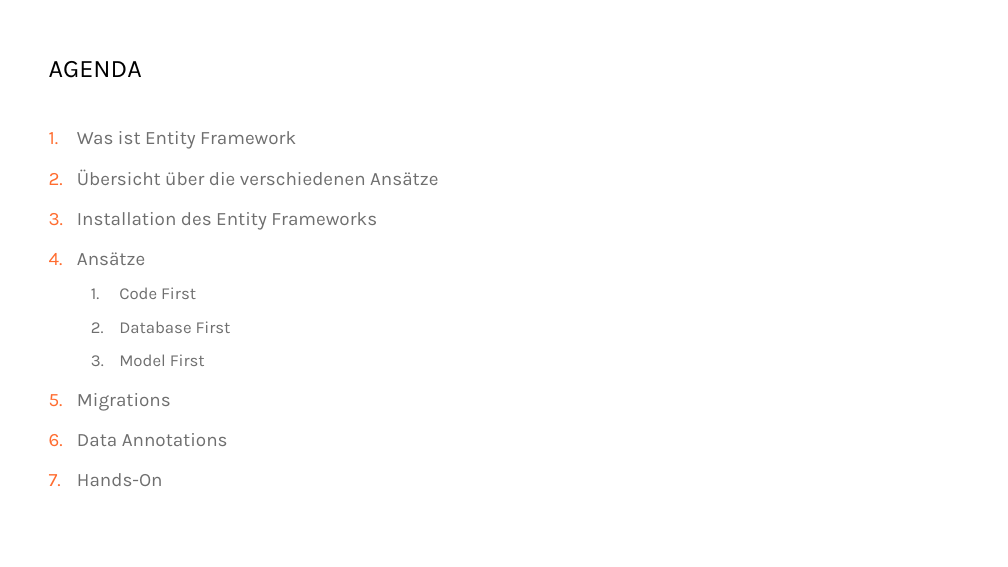
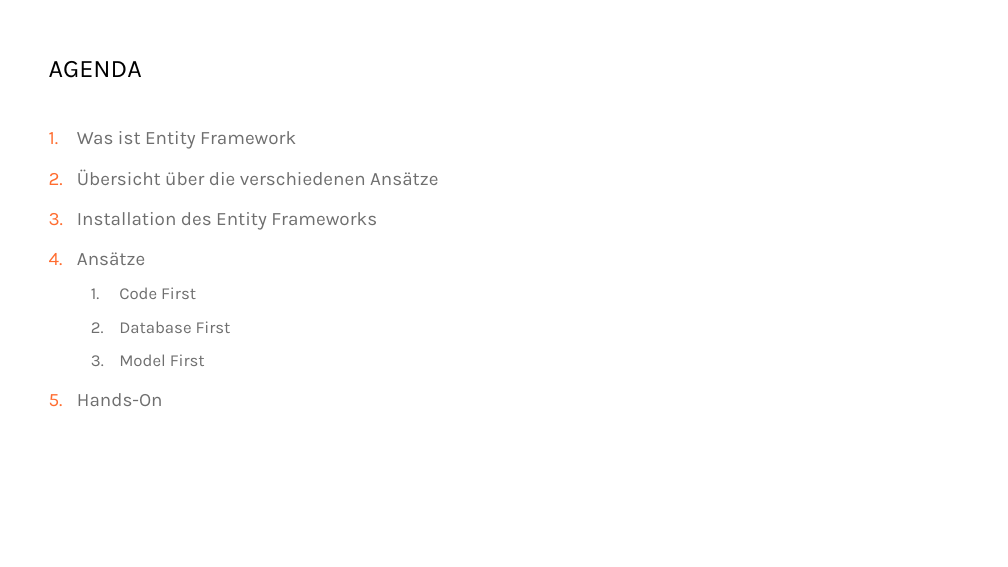
Before and after one commit to danielbeckmann/DotNETJumpStart, a slide deck: slide 4 of 03. Entity Framework/Entity Framework.pptx. Drawn at 1008x567 pixels with LibreOffice and Linux fonts; fonts in the diff are those of the drawing; background and template pictures are left out. Boxes give left, top, right and bottom in pixels: in the first picture for what was removed or moved away, otherwise in the second. Text is boxed around its words. In the diff, an @@ line names an element or a change of style, - is before the commit and + after.

```diff
--- a/03. Entity Framework/Entity Framework.pptx
+++ b/03. Entity Framework/Entity Framework.pptx
@@ text at bbox=[77, 393, 228, 446]: paragraphs removed @@
-5. Migrations
-6. Data Annotations
```
Also in this commit, not shown: 5 other slides changed, 16 slides removed.
